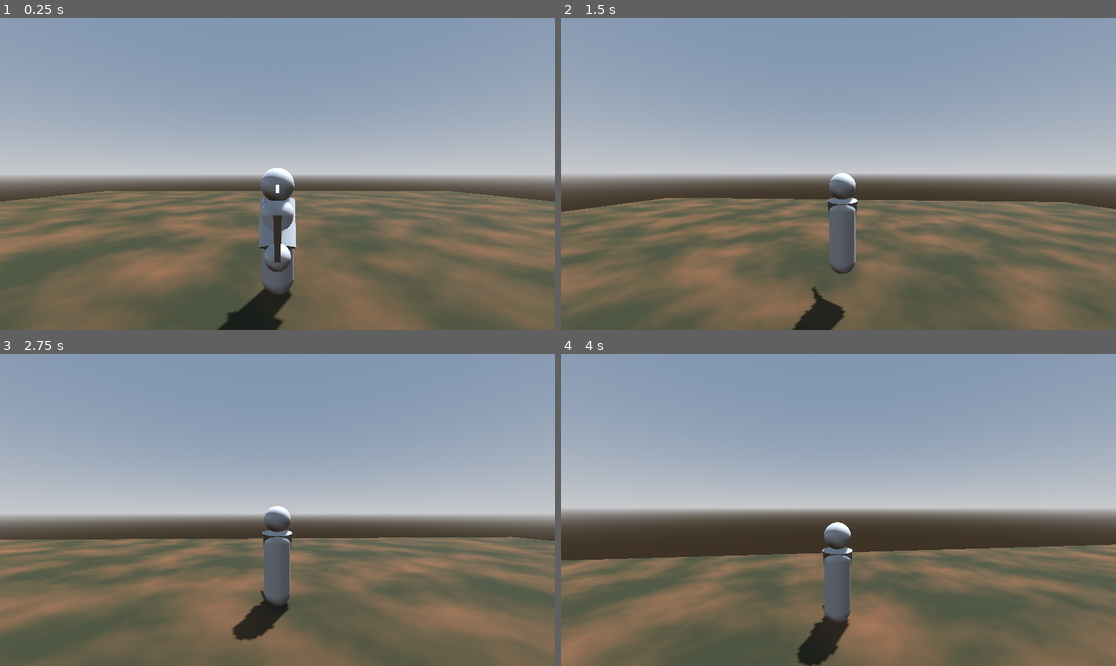
Above: before the commit, frames 1-4 (two rows, left to right).
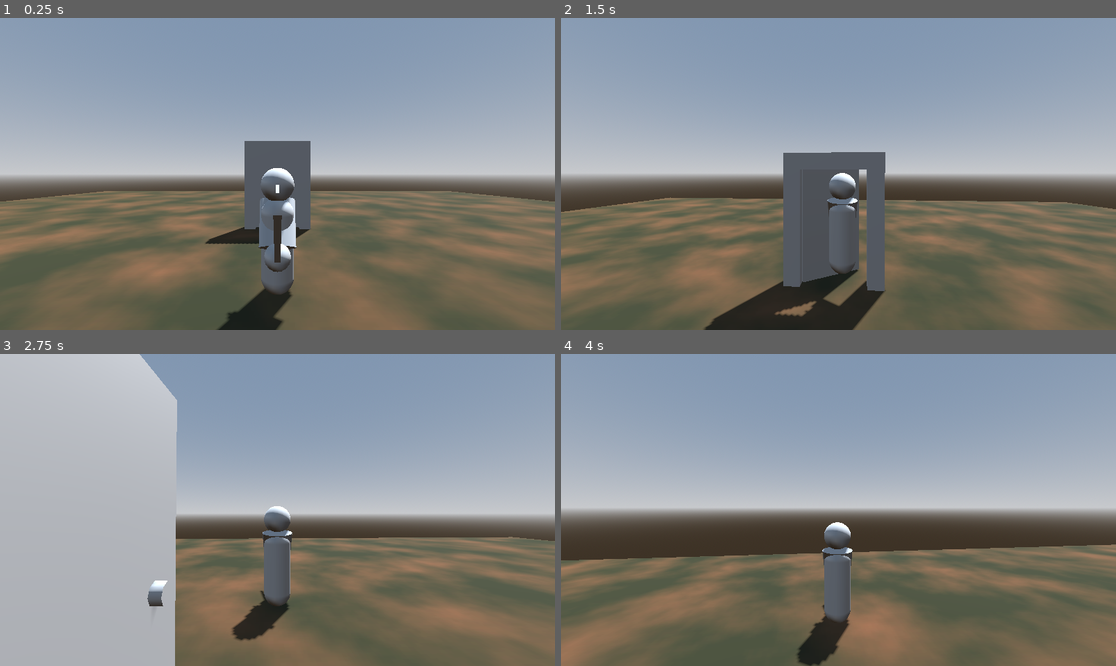
Above: after the commit, the same moments.

Repository: catprisbrey/Cats-Godot4-Modular-Souls-like-Template
Game: Godot game, scene res://world.tscn
The game is run twice, just before and just after one commit, with the same random seed, the same clock (stepped at 60 frames per second) and the same inputs.
Inputs (mouse positions are in pixels of both pictures, inside the frame that each line leads up to):
- Up to frame 1 (0.25 s): no input
- Up to frame 2 (1.5 s): tap Enter at 0.5 s; move the mouse to (866, 174) at 0.52 s; hold Shift (interact) 0.53-1.28 s; hold Up (ui_up) from 0.53 s (still down); tap Space (ui_select) at 0.77 s; move the mouse to (810, 174) at 1.27 s; tap Shift (interact) at 1.35 s
- Up to frame 3 (2.75 s): keep holding Up (ui_up); tap Space (ui_select) at 1.52 s; move the mouse to (288, 503) at 2.02 s; hold Shift (interact) from 2.03 s (still down)
- Up to frame 4 (4 s): keep holding Up (ui_up); move the mouse to (832, 516) at 2.77 s; release Shift (interact) at 2.78 s; tap Shift (interact) at 2.85 s; tap Space (ui_select) at 3.02, 3.77 s; move the mouse to (877, 513) at 3.52 s; hold Shift (interact) from 3.53 s (still down)

The runs differ from the first frame. In frame 1, 2.3% of the frame differs, in the area x 37-56%, y 39-73%; in frame 2, 6.9%; in frame 3, 25%, in the area x 0-32%, y 0-100%; in frame 4, nothing differs.

Commit message:
Added door object and fixed interact sensor

Diff:
--- /dev/null
+++ b/door_object.gd
@@ -0,0 +1,32 @@
+extends Node3D
+class_name DoorObject
+
+@onready var opened = false
+@onready var door_anim_player = $DoorAnimPlayer
+
+
+func activate(_requestor):
+	var dist_to_front = to_global(Vector3.FORWARD).distance_to(_requestor.global_position)
+	var dist_to_back = to_global(Vector3.BACK).distance_to(_requestor.global_position)
+
+	if opened == false:
+		open_door(dist_to_front, dist_to_back)
+
+	if opened == true:
+		close_door(dist_to_front, dist_to_back)
+
+func open_door(dist_to_front, dist_to_back):
+	if !door_anim_player.is_playing():
+		if dist_to_front < dist_to_back:
+			door_anim_player.play("OpenLeft")
+		else:
+			door_anim_player.play("OpenRight")
+		opened = true
+
+func close_door(dist_to_front, dist_to_back):
+	if !door_anim_player.is_playing():
+		if dist_to_front < dist_to_back:
+			door_anim_player.play("CloseLeft")
+		else:
+			door_anim_player.play("CloseRight")
+		opened = false
--- /dev/null
+++ b/door_object.tscn
@@ -0,0 +1,153 @@
+[gd_scene load_steps=13 format=3 uid="uid://cnv210lnfdoan"]
+
+[ext_resource type="Script" path="res://door_object.gd" id="1_6re5x"]
+
+[sub_resource type="BoxShape3D" id="BoxShape3D_5yoln"]
+size = Vector3(2, 3.5, 0.2)
+
+[sub_resource type="BoxMesh" id="BoxMesh_fchc1"]
+size = Vector3(2, 3.5, 0.2)
+
+[sub_resource type="CylinderMesh" id="CylinderMesh_dmkrk"]
+top_radius = 0.1
+bottom_radius = 0.1
+height = 0.4
+radial_segments = 8
+rings = 1
+
+[sub_resource type="Animation" id="Animation_6avj6"]
+resource_name = "CloseLeft"
+length = 0.4
+tracks/0/type = "value"
+tracks/0/imported = false
+tracks/0/enabled = true
+tracks/0/path = NodePath("Pivot:rotation")
+tracks/0/interp = 1
+tracks/0/loop_wrap = true
+tracks/0/keys = {
+"times": PackedFloat32Array(0, 0.2, 0.3, 0.4),
+"transitions": PackedFloat32Array(2, 1, 1, 1),
+"update": 0,
+"values": [Vector3(0, 1.5708, 0), Vector3(0, 0, 0), Vector3(0, 0.174533, 0), Vector3(0, 0, 0)]
+}
+
+[sub_resource type="Animation" id="Animation_htjmm"]
+resource_name = "CloseRight"
+length = 0.4
+tracks/0/type = "value"
+tracks/0/imported = false
+tracks/0/enabled = true
+tracks/0/path = NodePath("Pivot:rotation")
+tracks/0/interp = 1
+tracks/0/loop_wrap = true
+tracks/0/keys = {
+"times": PackedFloat32Array(0, 0.2, 0.3, 0.4),
+"transitions": PackedFloat32Array(2, 1, 1, 1),
+"update": 0,
+"values": [Vector3(0, -1.5708, 0), Vector3(0, 0, 0), Vector3(0, -0.174533, 0), Vector3(0, 0, 0)]
+}
+
+[sub_resource type="Animation" id="Animation_ghitu"]
+resource_name = "OpenLeft"
+length = 0.4
+tracks/0/type = "value"
+tracks/0/imported = false
+tracks/0/enabled = true
+tracks/0/path = NodePath("Pivot:rotation")
+tracks/0/interp = 1
+tracks/0/loop_wrap = true
+tracks/0/keys = {
+"times": PackedFloat32Array(0, 0.2, 0.3, 0.4),
+"transitions": PackedFloat32Array(2, 1, 1, 1),
+"update": 0,
+"values": [Vector3(0, 0, 0), Vector3(0, 1.5708, 0), Vector3(0, 1.74533, 0), Vector3(0, 1.5708, 0)]
+}
+
+[sub_resource type="Animation" id="Animation_82n4r"]
+resource_name = "OpenRight"
+length = 0.4
+tracks/0/type = "value"
+tracks/0/imported = false
+tracks/0/enabled = true
+tracks/0/path = NodePath("Pivot:rotation")
+tracks/0/interp = 1
+tracks/0/loop_wrap = true
+tracks/0/keys = {
+"times": PackedFloat32Array(0, 0.2, 0.3, 0.4),
+"transitions": PackedFloat32Array(2, 1, 1, 1),
+"update": 0,
+"values": [Vector3(0, 0, 0), Vector3(0, -1.5708, 0), Vector3(0, -1.74533, 0), Vector3(0, -1.5708, 0)]
+}
+
+[sub_resource type="Animation" id="Animation_ntsht"]
+length = 0.001
+tracks/0/type = "value"
+tracks/0/imported = false
+tracks/0/enabled = true
+tracks/0/path = NodePath("Pivot:rotation")
+tracks/0/interp = 1
+tracks/0/loop_wrap = true
+tracks/0/keys = {
+"times": PackedFloat32Array(0),
+"transitions": PackedFloat32Array(1),
+"update": 0,
+"values": [Vector3(0, 0, 0)]
+}
+
+[sub_resource type="AnimationLibrary" id="AnimationLibrary_bq3vk"]
+_data = {
+"CloseLeft": SubResource("Animation_6avj6"),
+"CloseRight": SubResource("Animation_htjmm"),
+"OpenLeft": SubResource("Animation_ghitu"),
+"OpenRight": SubResource("Animation_82n4r"),
+"RESET": SubResource("Animation_ntsht")
+}
+
+[sub_resource type="BoxMesh" id="BoxMesh_vrx0e"]
+size = Vector3(0.5, 4, 0.5)
+
+[sub_resource type="BoxMesh" id="BoxMesh_x2x08"]
+size = Vector3(0.5, 2, 0.5)
+
+[node name="DoorObject" type="Node3D"]
+
+[node name="Pivot" type="Marker3D" parent="."]
+transform = Transform3D(1, 0, 0, 0, 1, 0, 0, 0, 1, 1, 0, 0)
+
+[node name="DoorInteract" type="StaticBody3D" parent="Pivot" groups=["Interactable"]]
+transform = Transform3D(1, 0, 0, 0, 1, 0, 0, 0, 1, -1, 0, 0)
+collision_layer = 9
+script = ExtResource("1_6re5x")
+
+[node name="CollisionShape3D" type="CollisionShape3D" parent="Pivot/DoorInteract"]
+transform = Transform3D(1, 0, 0, 0, 1, 0, 0, 0, 1, 0, 1.8, 0)
+shape = SubResource("BoxShape3D_5yoln")
+
+[node name="Door" type="MeshInstance3D" parent="Pivot/DoorInteract"]
+transform = Transform3D(1, 0, 0, 0, 1, 0, 0, 0, 1, 0, 1.8, 0)
+mesh = SubResource("BoxMesh_fchc1")
+skeleton = NodePath("../../..")
+
+[node name="knob" type="MeshInstance3D" parent="Pivot/DoorInteract/Door"]
+transform = Transform3D(1, 0, 0, 0, -4.37114e-08, -1, 0, 1, -4.37114e-08, -0.64032, 0, 0)
+mesh = SubResource("CylinderMesh_dmkrk")
+
+[node name="DoorAnimPlayer" type="AnimationPlayer" parent="Pivot/DoorInteract"]
+root_node = NodePath("../../..")
+libraries = {
+"": SubResource("AnimationLibrary_bq3vk")
+}
+
+[node name="Frame_R" type="MeshInstance3D" parent="."]
+transform = Transform3D(1, 0, 0, 0, 1, 0, 0, 0, 1, -1.25, 2, 0)
+mesh = SubResource("BoxMesh_vrx0e")
+
+[node name="Frame_L" type="MeshInstance3D" parent="Frame_R"]
+transform = Transform3D(1, 0, 0, 0, 1, 0, 0, 0, 1, 2.5, 0, 0)
+mesh = SubResource("BoxMesh_vrx0e")
+skeleton = NodePath("../..")
+
+[node name="Frame_T" type="MeshInstance3D" parent="Frame_R"]
+transform = Transform3D(-4.37114e-08, -1, 0, 1, -4.37114e-08, 0, 0, 0, 1, 1.25, 1.75, 0)
+mesh = SubResource("BoxMesh_x2x08")
+skeleton = NodePath("../..")
--- a/interact_sensor.gd
+++ b/interact_sensor.gd
@@ -9,7 +9,7 @@
 func _input(_event : InputEvent):
 	if _event.is_action_pressed("interact"):
 		if interactable:
-			interactable.activate()
+			interactable.activate(self)
 
 func _ready():
 	body_entered.connect(_interact_detected)
@@ -17,11 +17,13 @@
 
 func _interact_detected(_interact_body):
 	if _interact_body.is_in_group("Interactable"):
+		print("interactable sensed: " + str(_interact_body))
 		interactable = _interact_body
 		interact_found.emit(_interact_body)
 
 func _interact_lost(_interact_body):
 	if _interact_body.is_in_group("Interactable"):
+		print("interactable sensed: " + str(_interact_body))
 		if interactable == _interact_body:
 			interactable = null
 			interact_lost.emit(_interact_body)
--- /dev/null
+++ b/interact_sensor.tscn
@@ -0,0 +1,14 @@
+[gd_scene load_steps=3 format=3 uid="uid://cahmxal2tdyit"]
+
+[ext_resource type="Script" path="res://interact_sensor.gd" id="1_os5cy"]
+
+[sub_resource type="BoxShape3D" id="BoxShape3D_it48o"]
+size = Vector3(1, 2, 1)
+
+[node name="InteractSensor" type="Area3D"]
+collision_mask = 8
+script = ExtResource("1_os5cy")
+
+[node name="SensorShape" type="CollisionShape3D" parent="."]
+transform = Transform3D(1, 0, 0, 0, 1, 0, 0, 0, 1, 0, 1, 1)
+shape = SubResource("BoxShape3D_it48o")
--- a/world.tscn
+++ b/world.tscn
@@ -1,9 +1,10 @@
 [gd_scene load_steps=21 format=3 uid="uid://ccuwa5g83o4ev"]
 
 [ext_resource type="PackedScene" uid="uid://buki8ivel4n8h" path="res://player.tscn" id="1_n8m1a"]
-[ext_resource type="Script" path="res://interact_sensor.gd" id="2_hl560"]
+[ext_resource type="PackedScene" uid="uid://cahmxal2tdyit" path="res://interact_sensor.tscn" id="2_2odah"]
 [ext_resource type="PackedScene" uid="uid://b65t1v7qe0rb3" path="res://follow_cam.tscn" id="2_njely"]
 [ext_resource type="PackedScene" uid="uid://b5nk1tsswudcm" path="res://targeting_system.tscn" id="3_5ga4g"]
+[ext_resource type="PackedScene" uid="uid://cnv210lnfdoan" path="res://door_object.tscn" id="5_w3y0b"]
 
 [sub_resource type="ProceduralSkyMaterial" id="ProceduralSkyMaterial_iyfyb"]
 sky_horizon_color = Color(0.64625, 0.65575, 0.67075, 1)
@@ -38,9 +39,6 @@
 [sub_resource type="ConcavePolygonShape3D" id="ConcavePolygonShape3D_7h28q"]
 data = PackedVector3Array(25, 0, 25, -25, 0, 25, 25, 0, -25, -25, 0, 25, -25, 0, -25, 25, 0, -25)
 
-[sub_resource type="BoxShape3D" id="BoxShape3D_it48o"]
-size = Vector3(1, 2, 1)
-
 [sub_resource type="PrismMesh" id="PrismMesh_5772f"]
 
 [sub_resource type="CapsuleShape3D" id="CapsuleShape3D_u2ney"]
@@ -73,13 +71,7 @@
 [node name="Player" parent="." instance=ExtResource("1_n8m1a")]
 collision_layer = 2
 
-[node name="InteractSensor" type="Area3D" parent="Player"]
-collision_mask = 8
-script = ExtResource("2_hl560")
-
-[node name="SensorShape" type="CollisionShape3D" parent="Player/InteractSensor"]
-transform = Transform3D(1, 0, 0, 0, 1, 0, 0, 0, 1, 0, 1, 1)
-shape = SubResource("BoxShape3D_it48o")
+[node name="InteractSensor" parent="Player" instance=ExtResource("2_2odah")]
 
 [node name="FollowCam" parent="." node_paths=PackedStringArray("follow_target", "optional_targeting_system") instance=ExtResource("2_njely")]
 follow_target = NodePath("../Player")
@@ -125,3 +117,6 @@
 [node name="CollisionShape3D" type="CollisionShape3D" parent="Baddy3"]
 transform = Transform3D(1, 0, 0, 0, 1, 0, 0, 0, 1, 0, 1, 0)
 shape = SubResource("CapsuleShape3D_xbidk")
+
+[node name="DoorObject" parent="." instance=ExtResource("5_w3y0b")]
+transform = Transform3D(-1, 0, -8.74228e-08, 0, 1, 0, 8.74228e-08, 0, -1, 0, 0, -5.17874)
